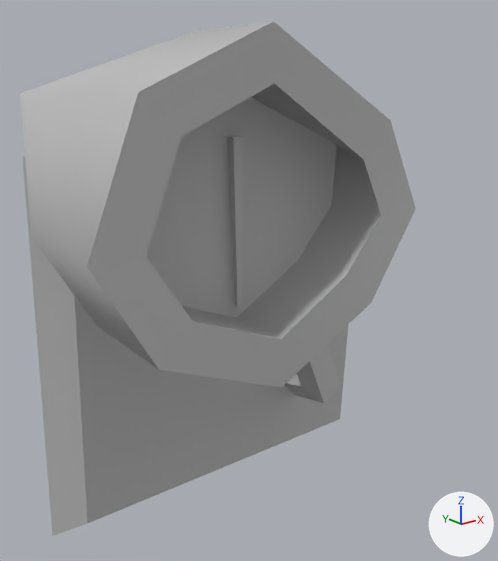
Renders of the FBX model ThePrinterGuy/Assets/CG Assets/Printers/Industrina320/Barometer Modules/mesurethingy_1_textureRDY_MichaelKjergaard.fbx from each side of a commit.
The view is the same before and after, from a 50 mm lens placed at (-0.1763, -0.0393, 0.0438), pointed at (-0.1434, 0.0017, 0.0273). The axes (+X, +Y, +Z) are drawn at lower right. The lights are the same throughout. Where no turn or scale is listed for an object, it has been applied to the vertices.

In view in the first picture: 'backPlate', 'mesurement_M', 'needle_M'.
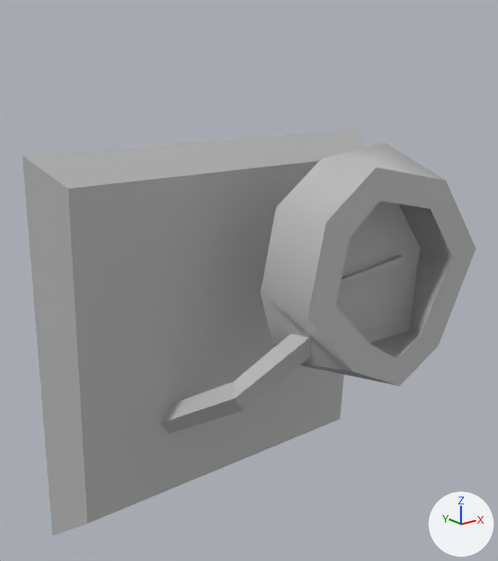
The newer file is also turned or shifted as a whole; pictures and numbers use the older file's frame.

What changed in the scene script:
```text
Add me_mesh_001_1:
    me_mesh_001_1.from_pydata(...)  # 46 vertices, 49 faces; spans x -0.0112..0.0103, y -0.0098..0.0096, z -0.013..0.0131
    me_mesh_001_1.materials.append(mat_lambert1)  # grey #bcbcbc
Add me_mesh_002_1:
    me_mesh_002_1.from_pydata([(0.0039, -0.00084, 0.00087), (-0.00414, 0.00062, -0.00058), (0.00398, -0.00088, 0.00032), (-0.0041, 0.0006, -0.00085), (0.00407, -0.00035, 0.0003), (-0.00406, 0.00084, -0.00086), (0.00399, -0.00031, 0.00084), (-0.0041, 0.00086, -0.0006)], [], [(0, 1, 3, 2), (2, 3, 5, 4), (4, 5, 7, 6), (6, 7, 1, 0), (1, 7, 5, 3), (6, 0, 2, 4)])
    me_mesh_002_1.materials.append(mat_lambert1)  # grey #bcbcbc
Remove ob_mesurement_m:
    ob_mesurement_m = bpy.data.objects.new('mesurement_M', me_mesh)
    ob_mesurement_m.location = (-0.14587, 0.00111, 0.02992)
Remove ob_needle_m:
    ob_needle_m = bpy.data.objects.new('needle_M', me_mesh_001)
    ob_needle_m.location = (-0.14952, -0.00475, 0.03406)
Add ob_mesurethingy02_polysurface26:
    ob_mesurethingy02_polysurface26 = bpy.data.objects.new('mesureThingy02:polySurface26', me_mesh_001_1)
    ob_mesurethingy02_polysurface26.location = (-0.13775, 0.00097, 0.02447)
Add ob_mesurethingy02_polysurface3:
    ob_mesurethingy02_polysurface3 = bpy.data.objects.new('mesureThingy02:polySurface3', me_mesh_002_1)
    ob_mesurethingy02_polysurface3.location = (-0.13669, -0.00412, 0.02806)
```

Location of each change, (x1, y1, x2, y2) in pixels of the pictures (498 x 561 px):
'mesurement_M', deleted: before (20, 21, 416, 403)
'mesureThingy02:polySurface26', added: after (160, 143, 476, 434)
'needle_M', deleted: before (227, 136, 244, 307)
'mesureThingy02:polySurface3', added: after (340, 255, 404, 284)
